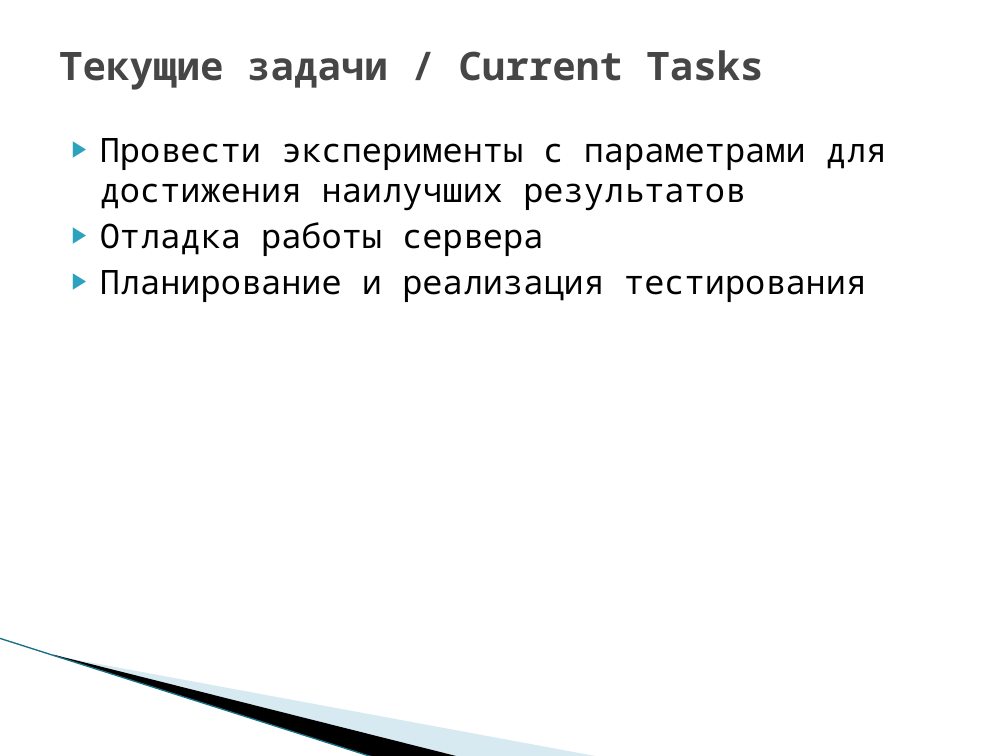
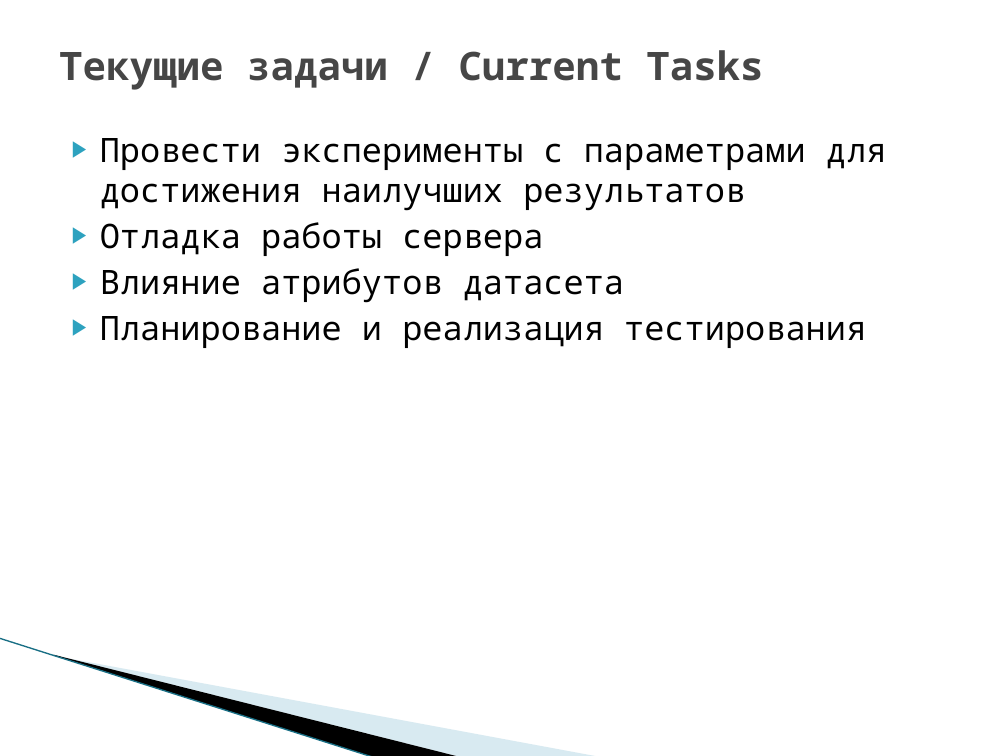
Before and after one commit to saviord7/applicant-service, a slide deck: slide 3 of reports/weekly reports/C09_RAS_report_4_LETI_2021.ppt. Drawn at 1008x756 pixels with LibreOffice and Linux fonts; fonts in the diff are those of the drawing; background and template pictures are left out. Boxes give left, top, right and bottom in pixels: in the first picture for what was removed or moved away, otherwise in the second. Text is boxed around its words. In the diff, an @@ line names an element or a change of style, - is before the commit and + after.

```diff
--- a/reports/weekly reports/C09_RAS_report_4_LETI_2021.ppt
+++ b/reports/weekly reports/C09_RAS_report_4_LETI_2021.ppt
@@ text at (x1=100, y1=268, x2=624, y2=303): paragraph added @@
+▶ Влияние атрибутов датасета
```
Also in this commit, not shown: 1 other file.
